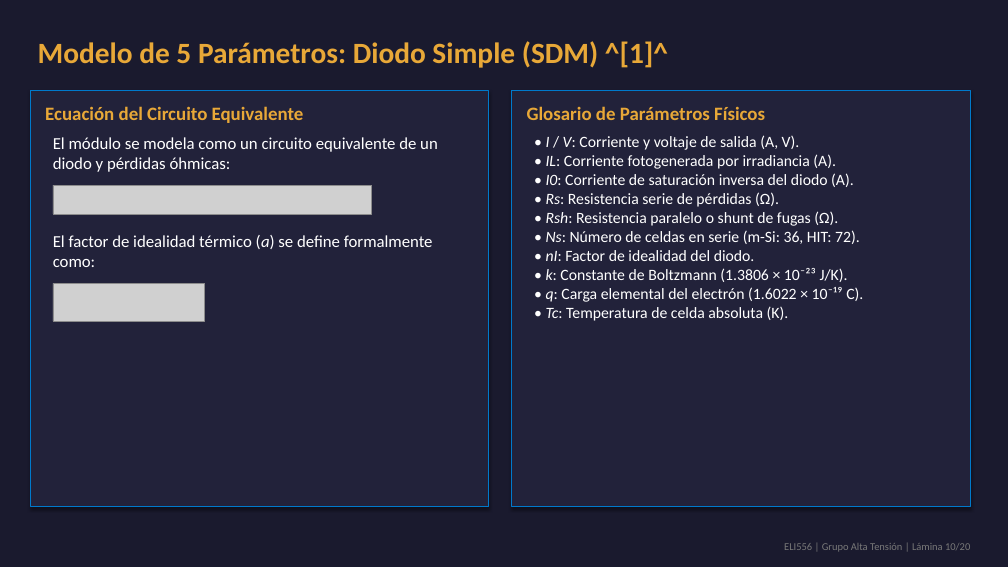
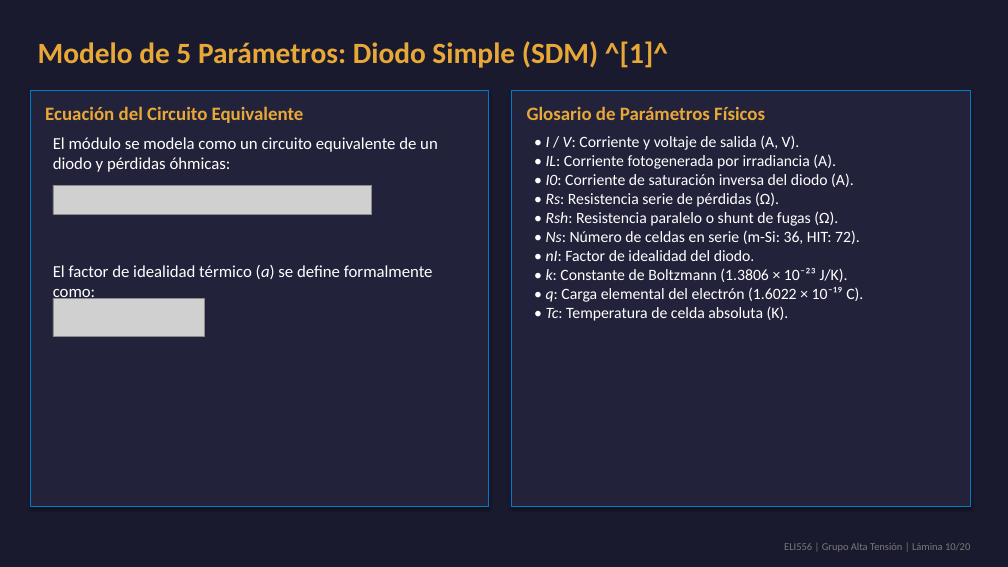
Before and after one commit to theChosen16/t2-paneles, a slide deck: slide 10 of output/Presentacion_Final_ELI556_Atacama.pptx. Drawn at 1008x567 pixels with LibreOffice and Linux fonts; fonts in the diff are those of the drawing; grey boxes stand for pictures. Boxes give left, top, right and bottom in pixels: in the first picture for what was removed or moved away, otherwise in the second. Text is boxed around its words. In the diff, an @@ line names an element or a change of style, - is before the commit and + after.

Commit message:
Optimize vertical spacing between equations/texts and remove Cover slide subtitle/citation

```diff
--- a/output/Presentacion_Final_ELI556_Atacama.pptx
+++ b/output/Presentacion_Final_ELI556_Atacama.pptx
@@ text "El factor de idealidad térmico ...": place and size @@
-text "El factor de idealidad térmico ..." at box(53, 235, 433, 249)
+text "El factor de idealidad térmico ..." at box(53, 265, 433, 279)
@@ picture: place and size @@
-picture at box(53, 284, 205, 321)
+picture at box(53, 299, 205, 337)
```
Also in this commit, not shown: 7 other slides changed, 9 other files.
